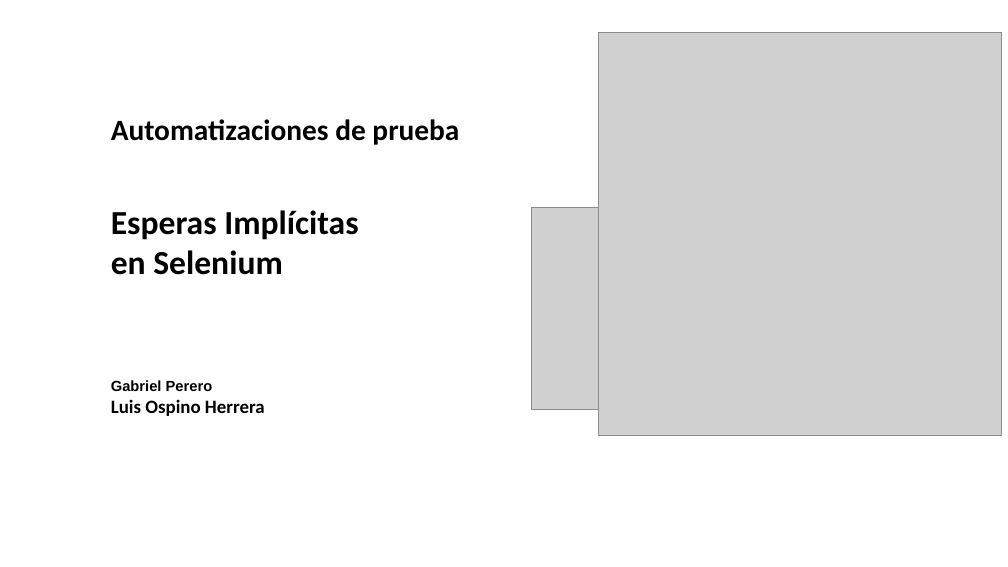
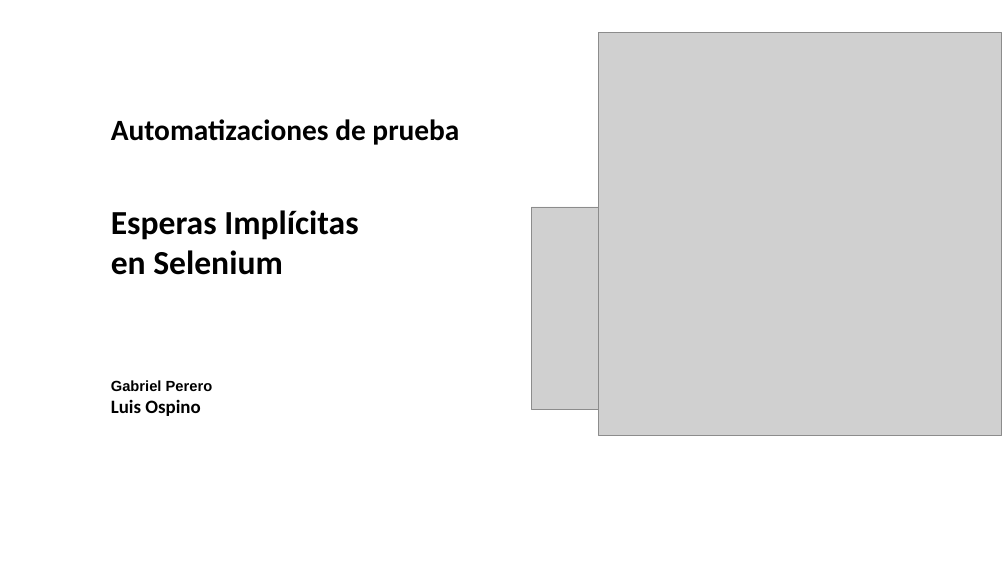
Before and after one commit to GabrielGNP/Semana-4_Gems-y-tiempos-de-espera, a slide deck: slide 1 of Docs_Ingeniería/presentacion.pptx. Drawn at 1008x567 pixels with LibreOffice and Linux fonts; fonts in the diff are those of the drawing; grey boxes stand for pictures; background and template pictures are left out. Boxes give left, top, right and bottom in pixels: in the first picture for what was removed or moved away, otherwise in the second. Text is boxed around its words. In the diff, an @@ line names an element or a change of style, - is before the commit and + after.

```diff
--- a/Docs_Ingeniería/presentacion.pptx
+++ b/Docs_Ingeniería/presentacion.pptx
@@ text at box(111, 400, 200, 416): text changed @@
-Luis Ospino Herrera
+Luis Ospino
```
Also in this commit, not shown: 1 other slide changed, 1 slide added, 8 other files.
